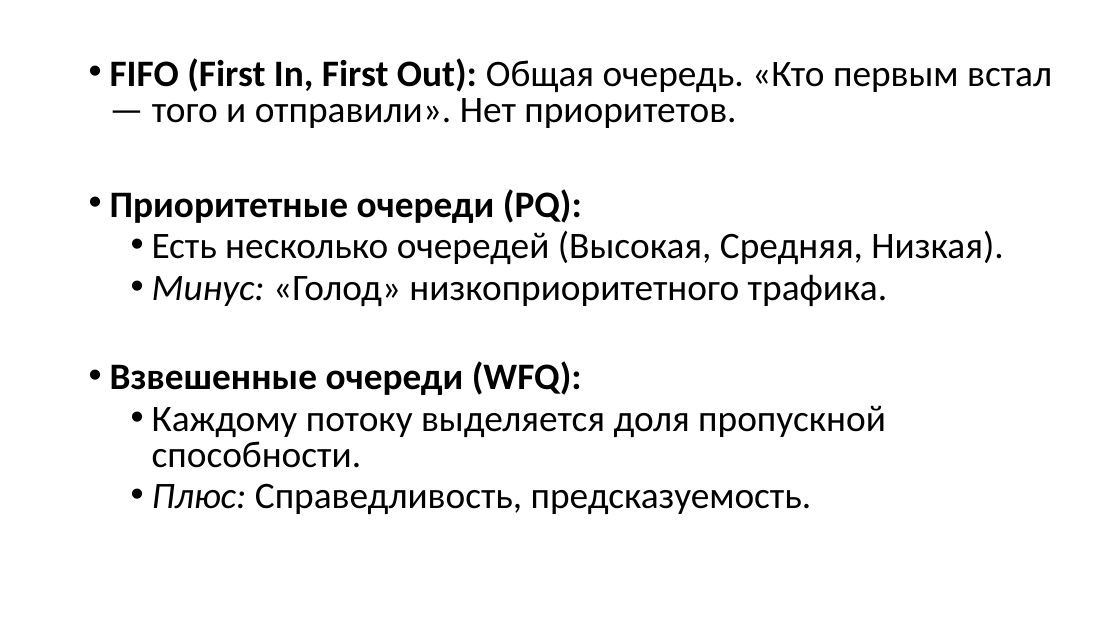
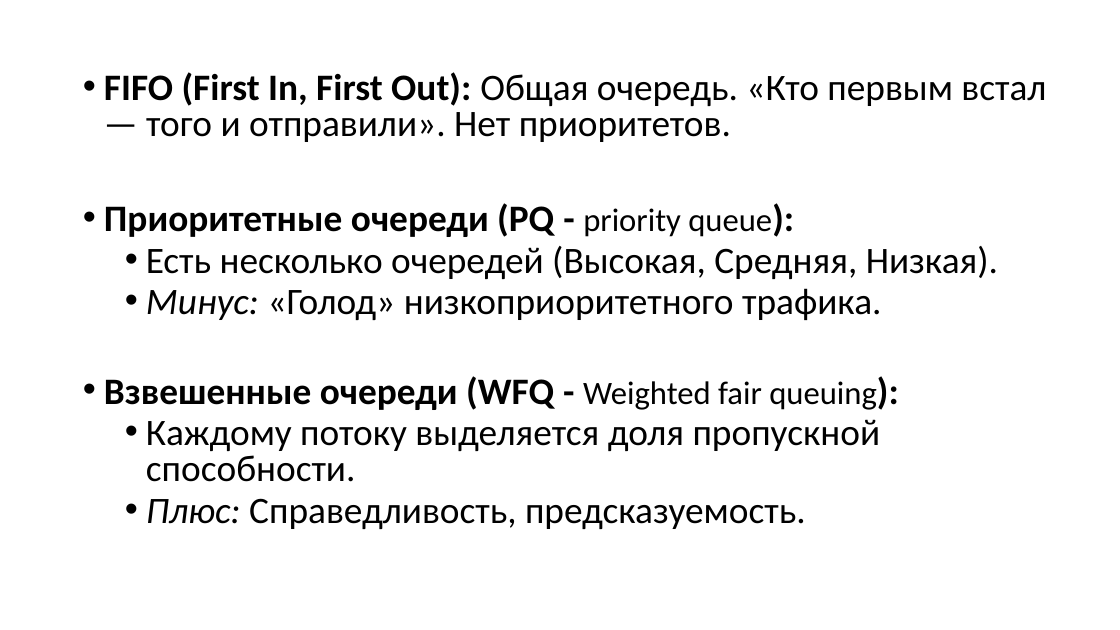
Before and after one commit to lehmanmihail-debug/archpc, a slide deck: slide 13 of seti/presentation_and_pdf/Olifer5.PPTX (slide 10 before the commit). Drawn at 1120x630 pixels with LibreOffice and Linux fonts; fonts in the diff are those of the drawing. Boxes give left, top, right and bottom in pixels: in the first picture for what was removed or moved away, otherwise in the second. Text is boxed around its words. In the diff, an @@ line names an element or a change of style, - is before the commit and + after.

```diff
--- a/seti/presentation_and_pdf/Olifer5.PPTX
+++ b/seti/presentation_and_pdf/Olifer5.PPTX
@@ text "FIFO (First In, First Out): ...": place and size @@
-text "FIFO (First In, First Out): ..." at (110,58,1052,514)
+text "FIFO (First In, First Out): ..." at (104,72,1046,529)
@@ text at (104,203,772,237): text changed @@
-• Приоритетные очереди (PQ):
+• Приоритетные очереди (PQ - priority queue):
@@ text at (104,376,877,410): text changed @@
-• Взвешенные очереди (WFQ):
+• Взвешенные очереди (WFQ - Weighted fair queuing):
```
Also in this commit, not shown: 1 other slide changed, 4 slides added, 1 other file.
